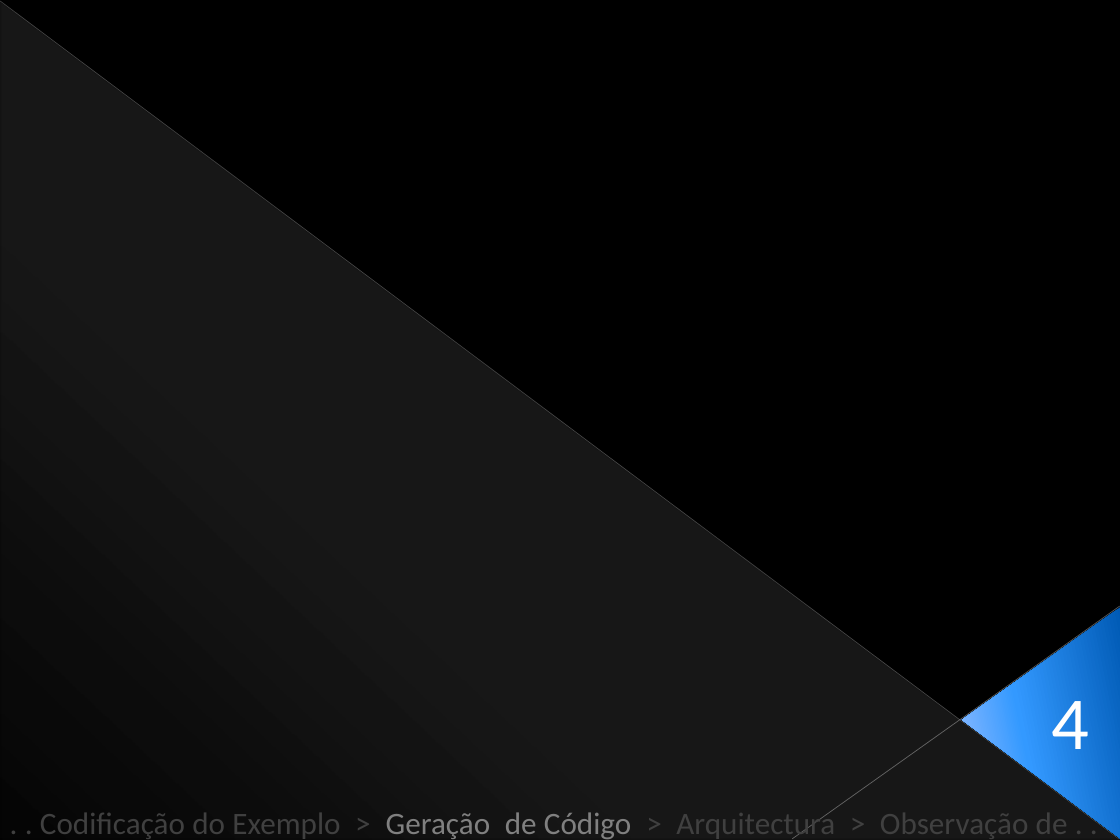
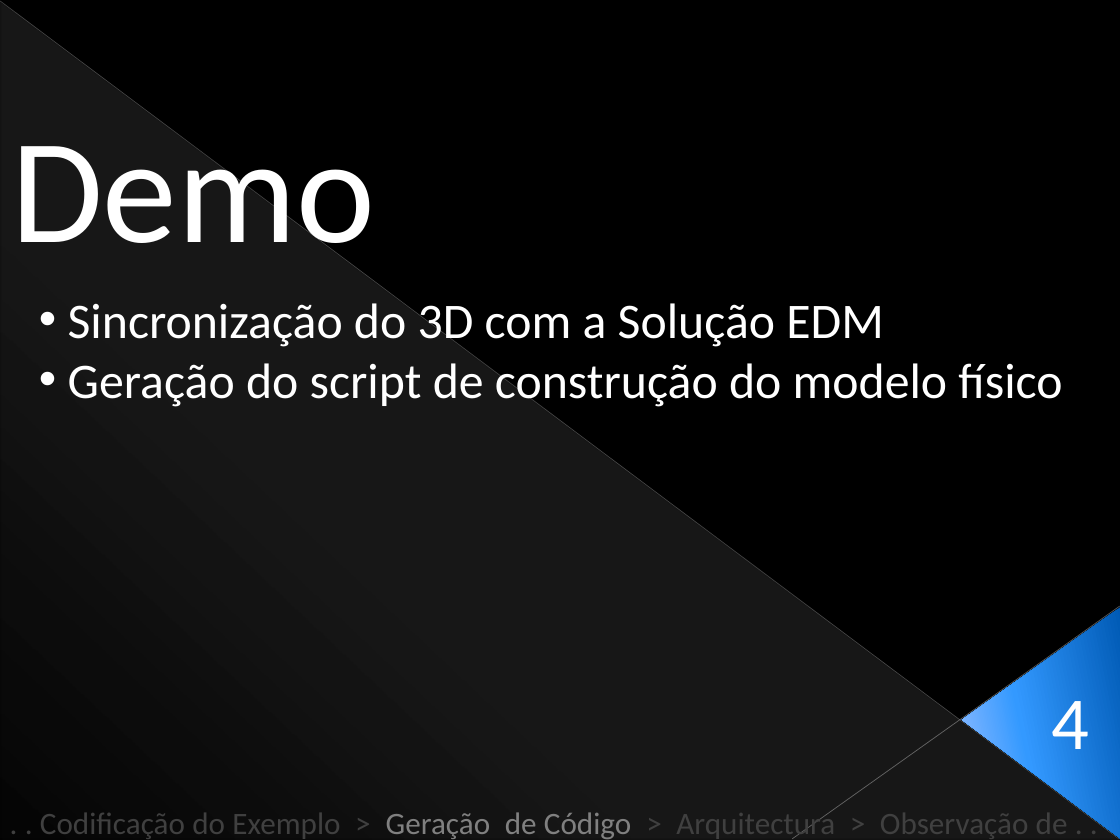
Before and after one commit to Netivski/projectoseminario, a slide deck: slide 28 of Apresentação Final/Presentation Sketch.pptx (slide 27 before the commit). Drawn at 1120x840 pixels with LibreOffice and Linux fonts; fonts in the diff are those of the drawing. Boxes give left, top, right and bottom in pixels: in the first picture for what was removed or moved away, otherwise in the second. Text is boxed around its words. In the diff, an @@ line names an element or a change of style, - is before the commit and + after.

```diff
--- a/Apresentação Final/Presentation Sketch.pptx
+++ b/Apresentação Final/Presentation Sketch.pptx
@@ text added at (x1=11, y1=146, x2=375, y2=276), 96 pt, text #FFFFFF @@
+Demo
@@ text added at (x1=68, y1=303, x2=1062, y2=410), 32 pt, text #FFFFFF @@
+• Sincronização do 3D com a Solução EDM
+• Geração do script de construção do modelo físico
```
Also in this commit, not shown: 5 other slides changed, 1 slide added.
